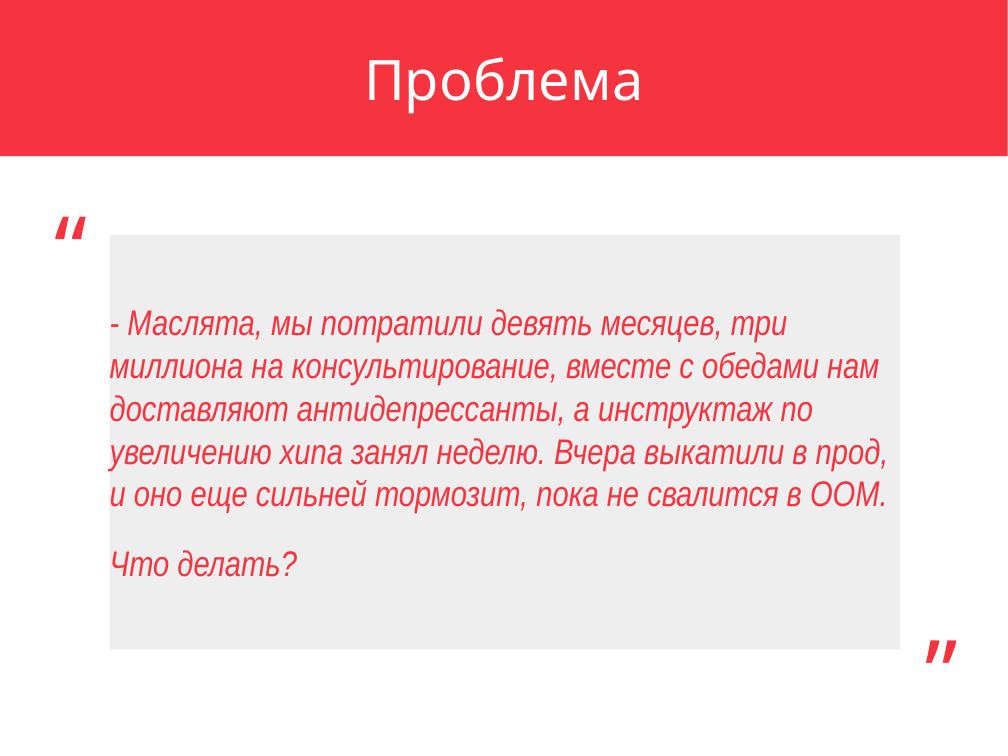
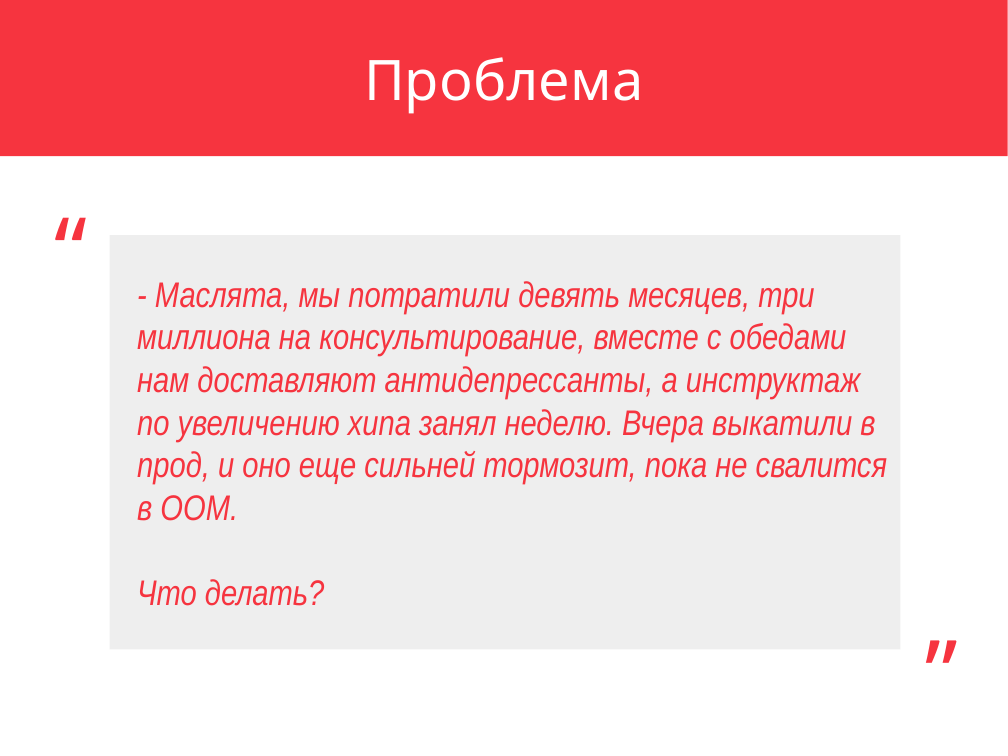
Before and after one commit to ayte-io/slides, a slide deck: slide 11 of src/etki/2018/12/elasticsearch-inside-out/elasticsearch-inside-out.pptx (slide 10 before the commit). Drawn at 1008x756 pixels with LibreOffice and Linux fonts; fonts in the diff are those of the drawing. Boxes give left, top, right and bottom in pixels: in the first picture for what was removed or moved away, otherwise in the second. Text is boxed around its words. In the diff, an @@ line names an element or a change of style, - is before the commit and + after.

```diff
--- a/src/etki/2018/12/elasticsearch-inside-out/elasticsearch-inside-out.pptx
+++ b/src/etki/2018/12/elasticsearch-inside-out/elasticsearch-inside-out.pptx
@@ rectangle "- Маслята, мы потратили девять ..." at (x1=110, y1=235, x2=901, y2=649): indent changed @@
```
Also in this commit, not shown: 15 other slides changed, 15 slides added, 6 slides removed, 22 other files.
